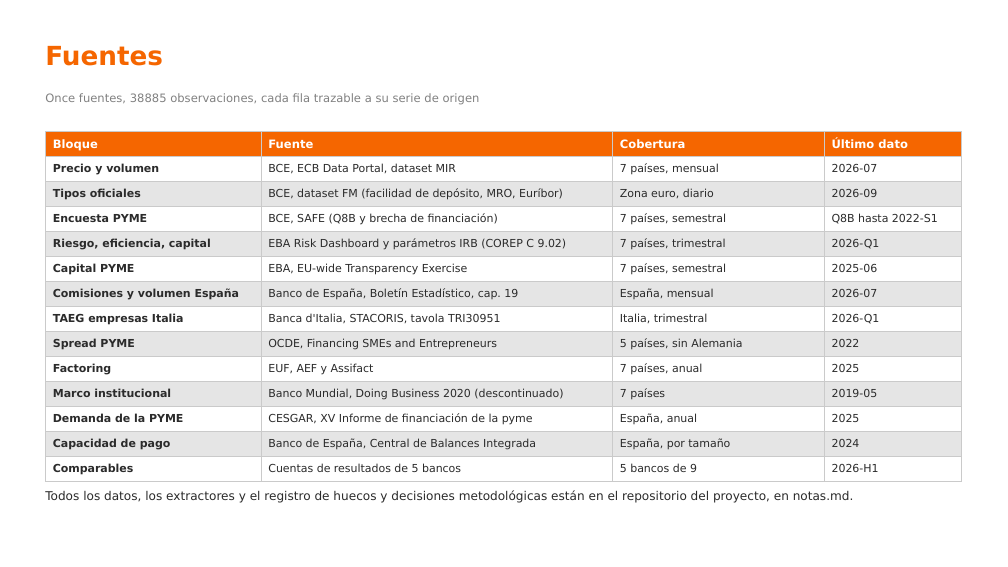
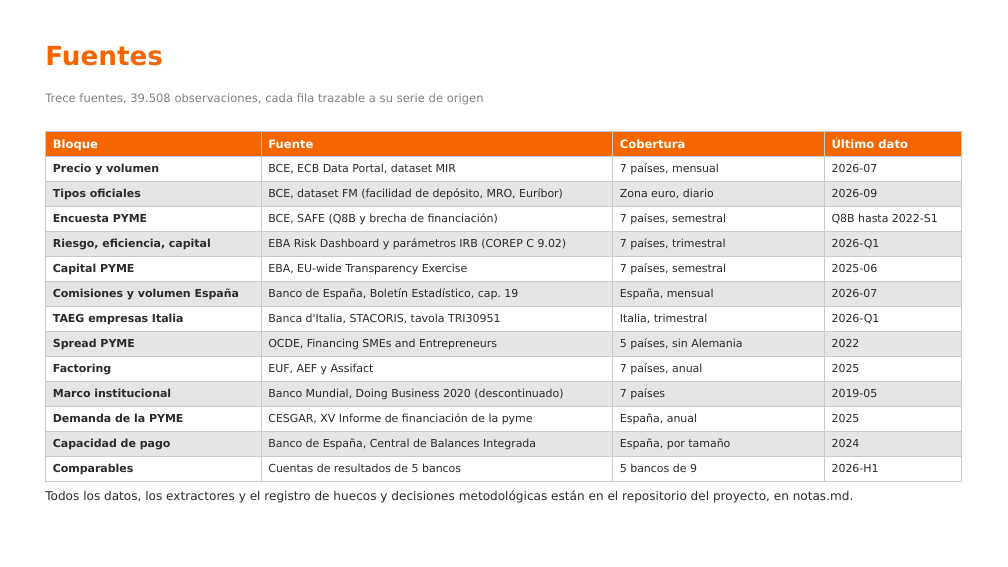
Before and after one commit to agomez2812-lang/sturdy-barnacle, a slide deck: slide 38 of pres/rentabilidad_pyme.pptx. Drawn at 1008x567 pixels with LibreOffice and Linux fonts; fonts in the diff are those of the drawing. Boxes give left, top, right and bottom in pixels: in the first picture for what was removed or moved away, otherwise in the second. Text is boxed around its words. In the diff, an @@ line names an element or a change of style, - is before the commit and + after.

```diff
--- a/pres/rentabilidad_pyme.pptx
+++ b/pres/rentabilidad_pyme.pptx
@@ text at [45, 93, 484, 104]: text changed @@
-Once fuentes, 38885 observaciones, cada fila trazable a su serie de origen
+Trece fuentes, 39.508 observaciones, cada fila trazable a su serie de origen
```
Also in this commit, not shown: 4 other slides changed, 2 other files.
